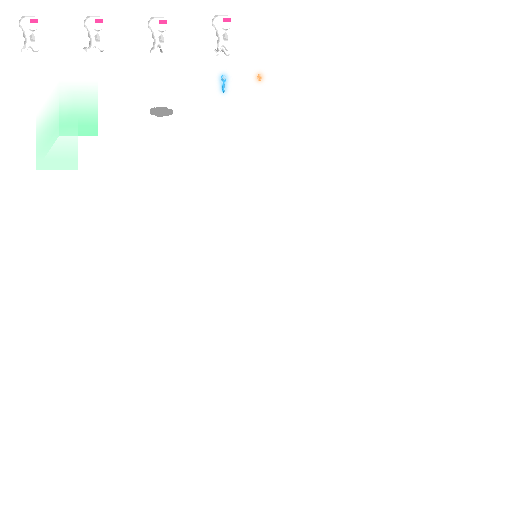
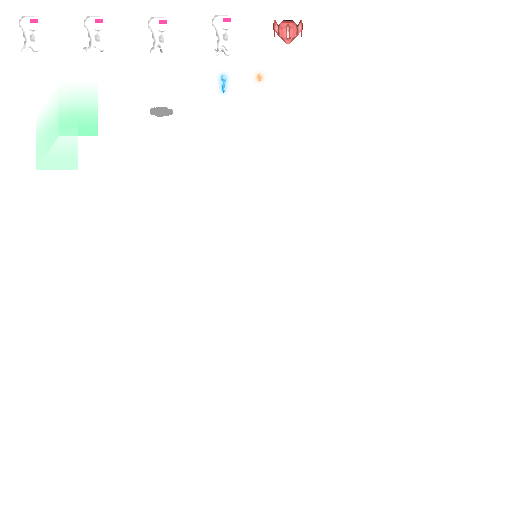
The second 511 x 512 image is a revision of the first. Changes to its layers:
added layer "shadow #12" above "shadow #11" over (x1=273, y1=20, x2=303, y2=43)
added layer "shadow #11" above "shadow #5" over (x1=273, y1=20, x2=303, y2=44)
